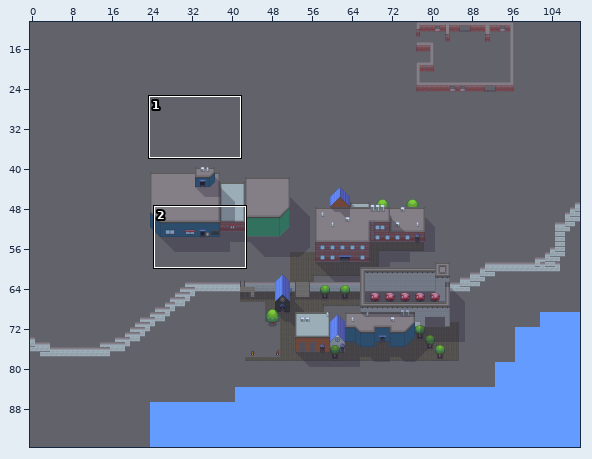
Tiled map, stored at objects/WIP/2S/scratch map.tmx. Above: a wide view before the commit, with the close-up outlined.
Close-up. As it was:
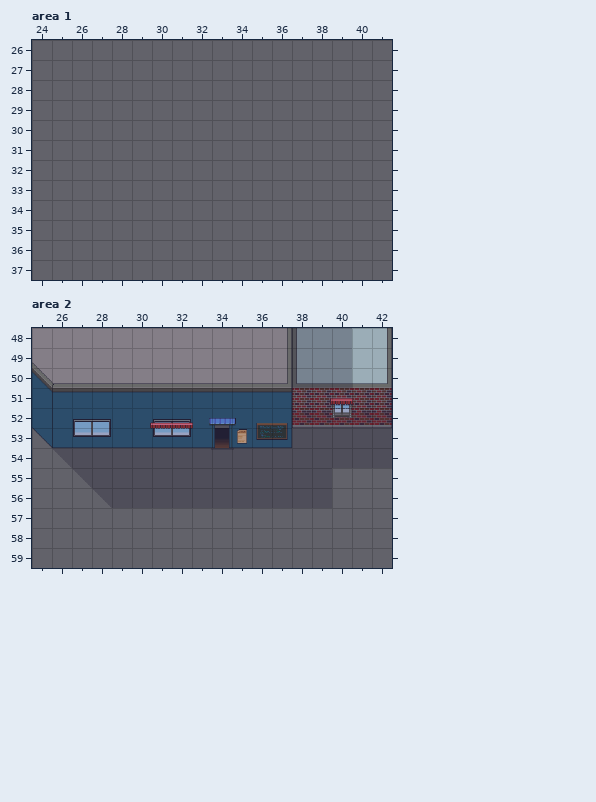
Cells are 32x32 px. Shown: area 1 x 24..41, y 26..37; area 2 x 25..42, y 48..59. The commit also changed other parts of the map, which this record leaves out. Tiles whose own drawing changed are shown in their newer look in all pictures. Not drawn, because the pictures are missing: unchanged layer "Background/Ground".
New version:
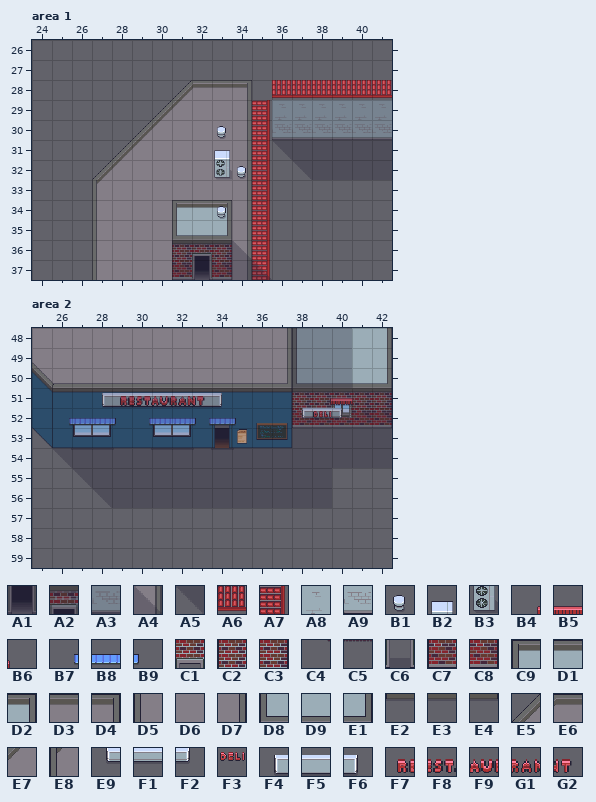
Key: from "Temp (Mark)": A1 18, A2 18 turned 180, A3 333, A4 376, A5 395, A6 470 turned 180, A7 470 turned 90, A8 570, A9 590, B1 608, B2 629, B3 649, B4 689, B5 690, B6 691, B7 692, B8 693, B9 694, C1 705, C2 706, C3 708, C4 709, C5 710, C6 725, C7 726, C8 728, C9 743, D1 744, D2 745, D3 747, D4 748, D5 766, D6 767, D7 768, D8 783, D9 784, E1 785, E2 803, E3 804, E4 805, E5 823, E6 824, E7 843, E8 862, E9 1273, F1 1274, F2 1275, F3 1318, F4 1333, F5 1334, F6 1335, F7 1353, F8 1354, F9 1355, G1 1356, G2 1357.
__ is an empty cell.
Tiles replaced or removed in this view: B4, B5, B6, C4, C5.
Tiles of an added or newly shown layer are drawn over the layers below it.
See-through tiles are keyed as they look on the map.
The commit says: outdoor walls/floors exploration
What changed:
Changed rows in their new state; .. is an unchanged cell.
Layer "Background/Walls", area 1:
first column x 36:
29 A8 A8 A8 A8 A8 A8
30 A9 A9 A9 A9 A9 A9
Layer "Background/Roofs", area 1:
first column x 27:
28 .. .. .. .. E5 E6 D3 D4 .. A6 A6 A6 A6 A6 A6
29 .. .. .. E5 E7 D6 D6 D7 A7 .. .. .. .. .. ..
30 .. .. E5 E7 D6 D6 D6 D7 A7 .. .. .. .. .. ..
31 .. E5 E7 D6 D6 D6 D6 D7 A7 .. .. .. .. .. ..
32 E5 E7 D6 D6 D6 D6 D6 D7 A7 .. .. .. .. .. ..
33 E8 D6 D6 D6 D6 D6 D6 D7 A7 .. .. .. .. .. ..
34 D5 D6 D6 D6 .. .. .. D7 A7 .. .. .. .. .. ..
35 D5 D6 D6 D6 .. .. .. D7 A7 .. .. .. .. .. ..
36 D5 D6 D6 D6 .. D6 .. D7 A7 .. .. .. .. .. ..
37 D5 D6 D6 D6 .. D6 .. D7 A7 .. .. .. .. .. ..
Layer "Background/Roof Decoration", area 1:
first column x 33:
31 B2
32 B3
first column x 32:
36 A2
37 A1
Layer "Background/Walls 2", area 1:
first column x 31:
36 C2 C1 C3
37 C7 C6 C8
Layer "Background/Roofs 2", area 1:
first column x 31:
34 C9 D1 D2
35 D8 D9 E1
36 E2 E3 E4
Layer "Background/Roofs 2 Decoration", area 1:
first column x 33:
30 B1 ..
32 .. B1
34 B1 ..
Layer "Shadow", area 1:
first column x 36:
29 A3 A3 A3 A3 A3 A3
30 A3 A3 A3 A3 A3 A3
31 A5 A3 A3 A3 A3 A3
32 .. A5 A3 A3 A3 A3
first column x 31:
36 A3 A3 A3 A4 ..
37 A3 A3 A3 A3 A4
Layer "Background/Wall Decoration 2", area 2:
first column x 26:
52 B7 B8 B8 B9 B7 B8 B8 B9 .. .. .. .. E9 F1 F2
53 .. .. .. .. .. __ __ .. .. .. .. .. .. .. ..
Layer "Background/Wall Decoration 3" (added), area 2:
first column x 28:
51 F4 F5 F5 F5 F5 F5 F6 .. .. .. .. ..
52 .. .. .. .. .. .. .. .. .. .. .. F3
Layer "Background/Wall Decoration 4" (added), area 2:
first column x 29:
51 F7 F8 F9 G1 G2
Layer "Background/Roofs", area 2:
first column x 38:
51 E2 E3 E3 E3 E4
Where, in picture pixels (left, top, right, bottom), the same in both close-ups:
added: (92, 80, 392, 280)
changed: (69, 393, 222, 429)
changed: (292, 388, 392, 419)
